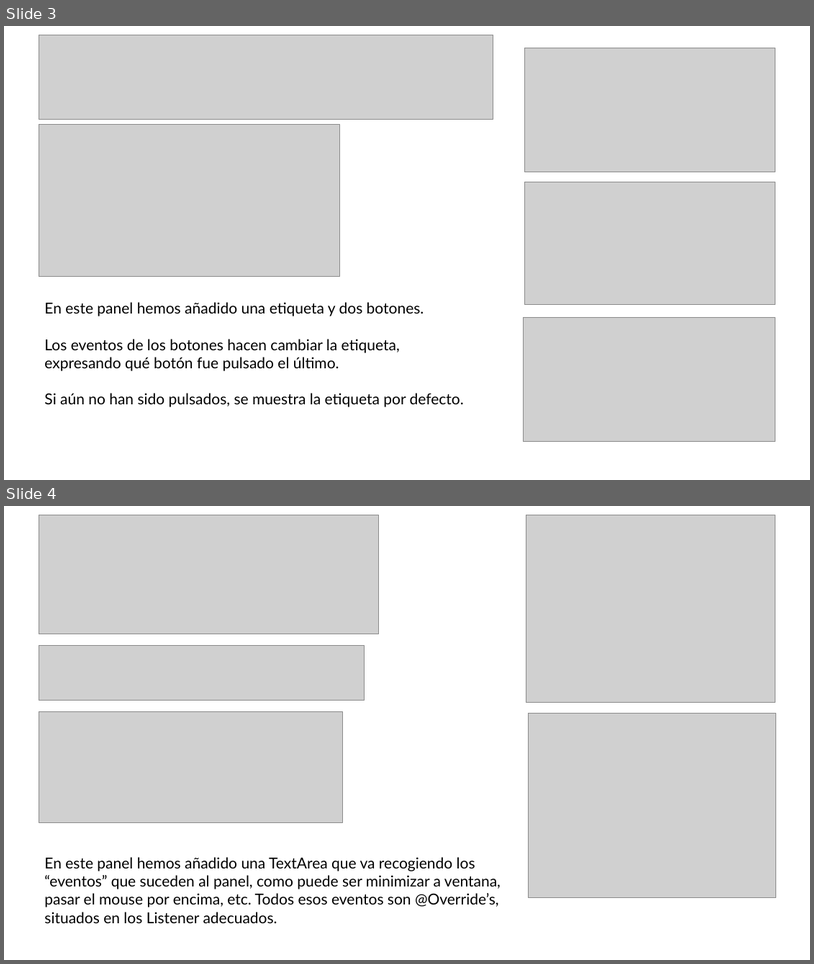
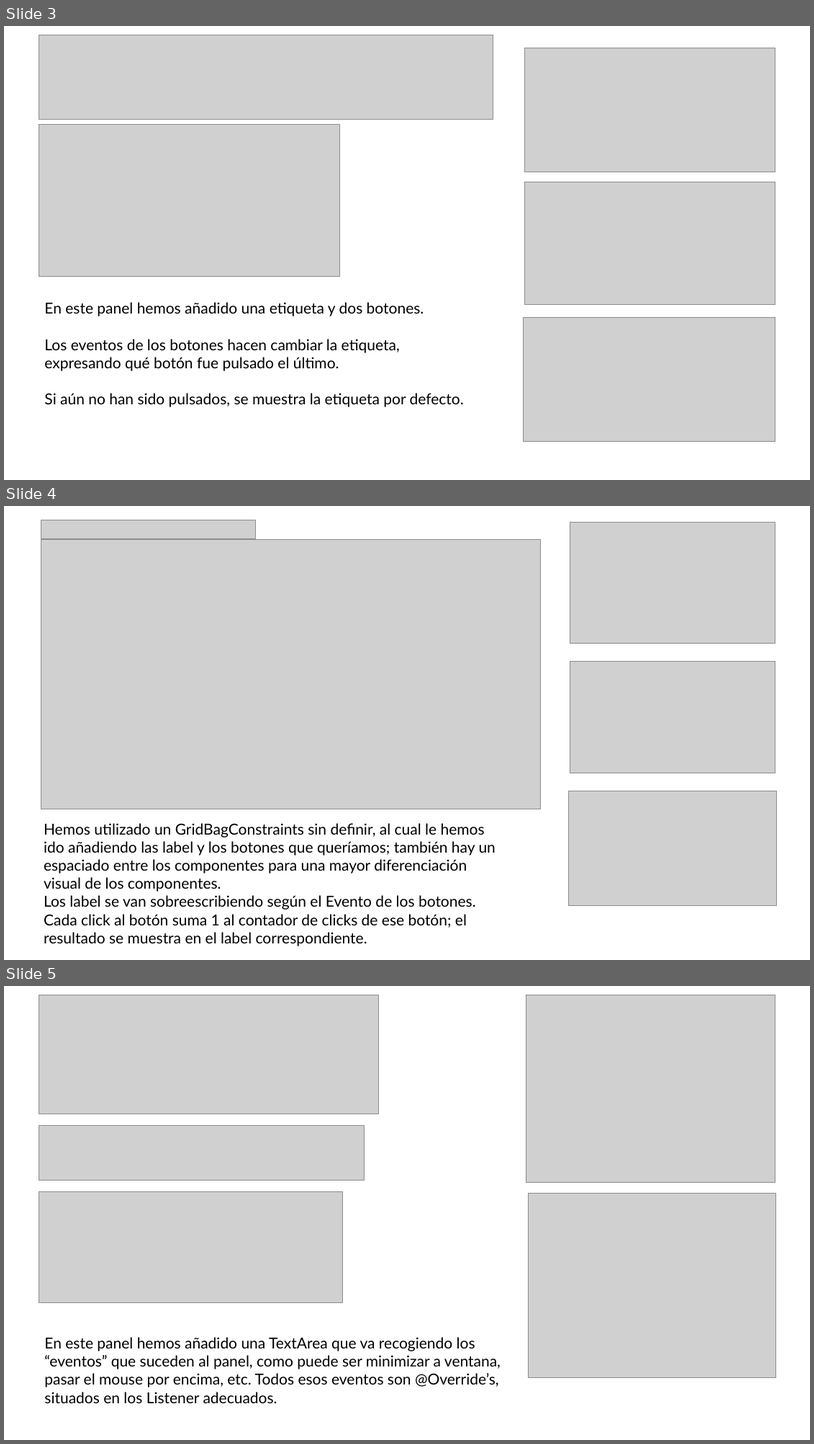
Before and after one commit to AchillesD9-Alex/-2024-Java-Angular-Bootcamp, a slide deck: [JAVA]/C4/TA20/ta20.pptx. Shown one above the other, each under a label of ours: slides 3 and 4 before the commit, slides 3, 4 and 5 after it. The pictures are 814x964 and 814x1444 pixels, drawn with LibreOffice and Linux fonts; fonts in the diff are those of the drawing; grey boxes stand for pictures. Boxes give left, top, right and bottom in pixels: in the first picture for what was removed or moved away, otherwise in the second. Text is boxed around its words. In the diff, an @@ line names an element or a change of style, - is before the commit and + after.

```diff
--- a/[JAVA]/C4/TA20/ta20.pptx
+++ b/[JAVA]/C4/TA20/ta20.pptx
@@ slide 4 added at [4, 506, 810, 960], background #FFFFFF @@
@@ picture added at [41, 520, 256, 539] @@
@@ picture added at [570, 523, 776, 644] @@
@@ picture added at [41, 540, 540, 809] @@
@@ picture added at [570, 662, 776, 773] @@
@@ picture added at [569, 791, 777, 906] @@
@@ text added at [44, 823, 496, 946], 18 pt, text #000000 @@
+Hemos utilizado un GridBagConstraints sin definir, al cual le hemos ido añadiendo las label y los botones que queríamos; también hay un espaciado entre los componentes para una mayor diferenciación visual de los componentes.
+Los label se van sobreescribiendo según el Evento de los botones. Cada click al botón suma 1 al contador de clicks de ese botón; el resultado se muestra en el label correspondiente.
@@ what was slide 4 is now slide 5 @@
```
Also in this commit, not shown: 2 other slides added, 1 slide removed, 6 other files.
